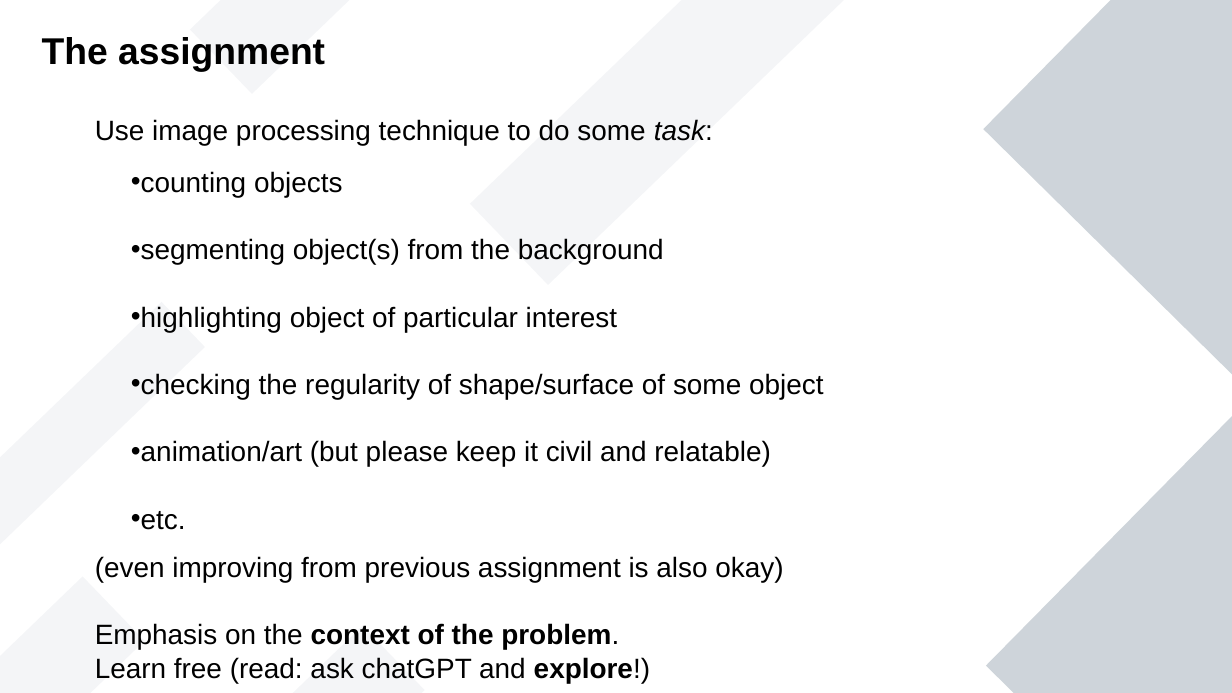
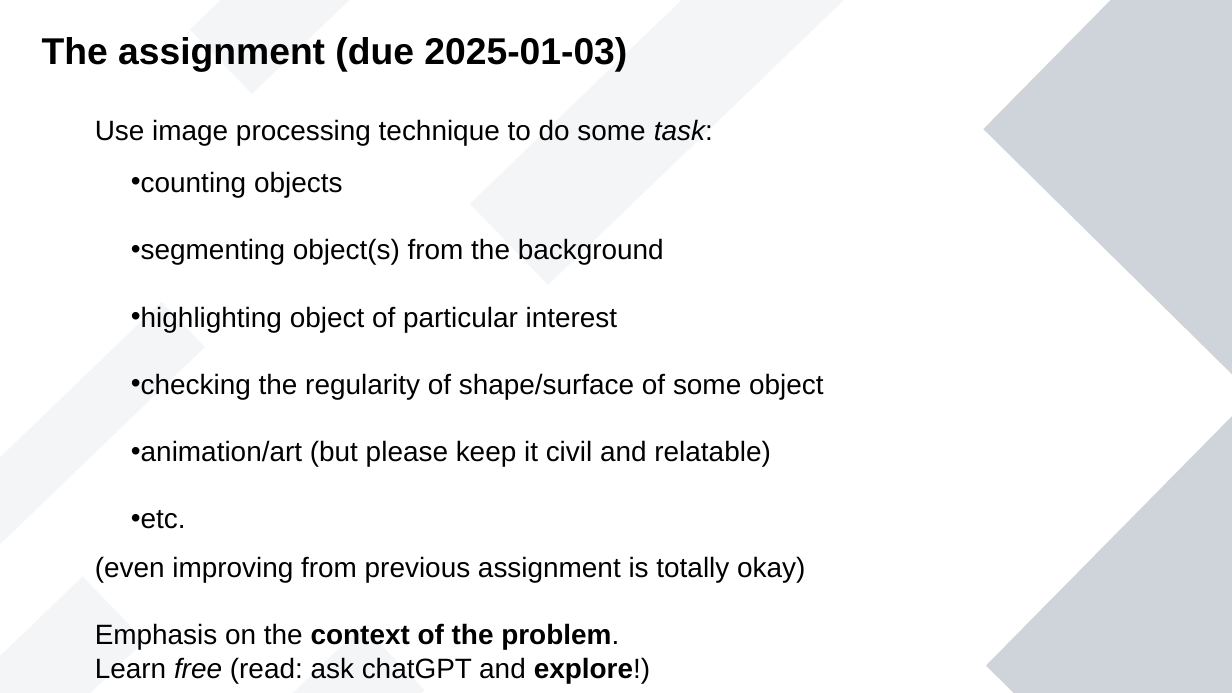
Before and after one commit to jendralhxr/imgproccompvis, a slide deck: slide 20 of improvcoins.odp (slide 3 before the commit). Drawn at 1232x693 pixels with LibreOffice and Linux fonts; fonts in the diff are those of the drawing. Boxes give left, top, right and bottom in pixels: in the first picture for what was removed or moved away, otherwise in the second. Text is boxed around its words. In the diff, an @@ line names an element or a change of style, - is before the commit and + after.

Commit message:
update assignment

```diff
--- a/improvcoins.odp
+++ b/improvcoins.odp
@@ text at [42, 37, 627, 72]: text changed @@
-The assignment
+The assignment (due 2025-01-03)
@@ text at [95, 556, 805, 583]: text changed @@
-(even improving from previous assignment is also okay)
+(even improving from previous assignment is totally okay)
@@ text at [95, 657, 650, 683]: italic on in "free" @@
```
Also in this commit, not shown: 3 other slides changed, 1 slide added.
